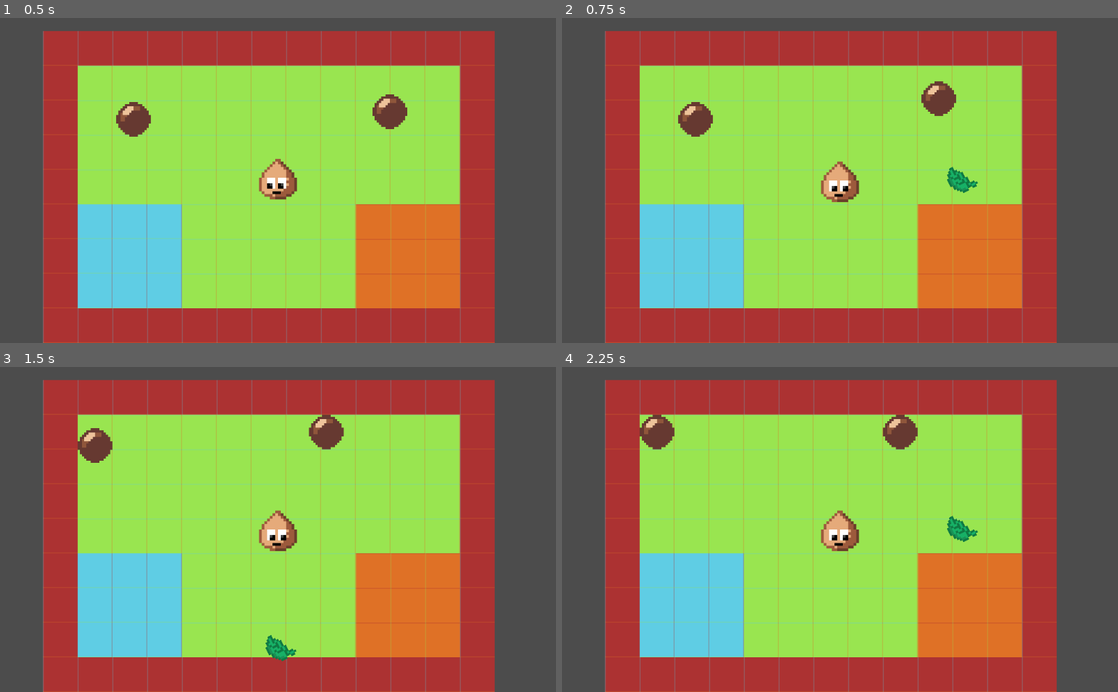
Above: before the commit, frames 1-4 (two rows, left to right).
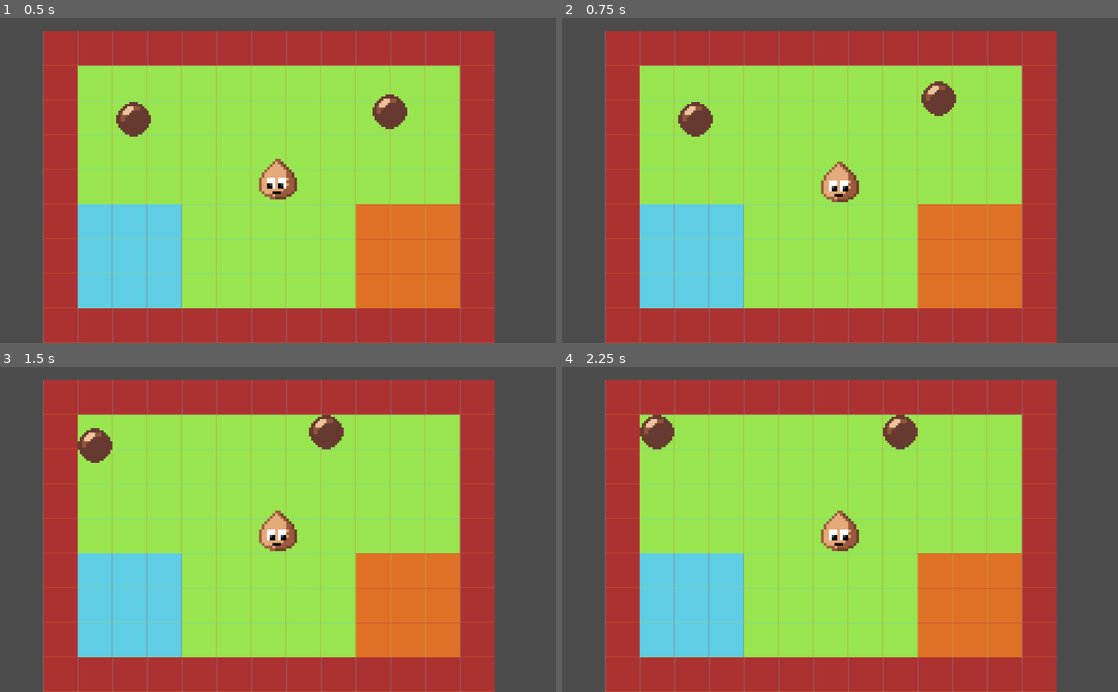
Above: after the commit, the same moments.

Repository: NicoheroesDX/growup
Game: Godot game, scene res://src/Main.tscn
Two runs of this game, one before a commit and one after it. Both use one fixed random seed, a clock stepped at 60 frames per second and the inputs below.
Inputs:
- Up to frame 1 (0.5 s): no input
- Up to frame 2 (0.75 s): hold Right (growup_shoot_right) from 0.53 s (still down)
- Up to frame 3 (1.5 s): release Right (growup_shoot_right) at 1.28 s; hold Down (growup_shoot_down) from 1.28 s (still down)
- Up to frame 4 (2.25 s): release Down (growup_shoot_down) at 2.03 s; hold Right (growup_shoot_right) from 2.03 s (still down)

Frame 1 is identical in both runs. In frame 2, 0.2% of the frame differs, in the area x 69-75%, y 45-54%; in frame 3, 0.2%; in frame 4, 0.2%.

Commit message:
Added learnable moves

Diff:
--- /dev/null
+++ b/Move.gd
@@ -0,0 +1,16 @@
+extends Node
+
+
+# Declare member variables here. Examples:
+# var a = 2
+# var b = "text"
+
+
+# Called when the node enters the scene tree for the first time.
+func _ready():
+	pass # Replace with function body.
+
+
+# Called every frame. 'delta' is the elapsed time since the previous frame.
+#func _process(delta):
+#	pass
--- a/src/actors/Player.gd
+++ b/src/actors/Player.gd
@@ -3,6 +3,8 @@
 const projectilePath = preload('res://src/entities/Projectile.tscn')
 
 var isDashing = false
+
+const MOVE = PlayerVariables.MOVE
 
 var dashCoolDown = 25
 var dashTimer = 0
@@ -13,6 +15,9 @@
 	speed = 50
 
 func control_player():
+
+	if !PlayerVariables.learnedMoves.has(MOVE.DASH_MOVE):
+		isDashing = false
 
 	if !isDashing:
 		velocity = Vector2()
@@ -25,7 +30,7 @@
 		if Input.is_action_pressed("growup_down"):
 			velocity.y += 1
 
-		if dashTimer == 0 && Input.is_action_just_pressed("growup_dash"):
+		if PlayerVariables.learnedMoves.has(MOVE.DASH_MOVE) && dashTimer == 0 && Input.is_action_just_pressed("growup_dash"):
 			velocity = velocity.normalized() * dashSpeed
 			dashTimer += 1
 			isDashing = true
--- a/src/levels/Level.gd
+++ b/src/levels/Level.gd
@@ -1,6 +1,8 @@
 extends Node2D
 
 onready var player: KinematicBody2D = get_node("Player")
+
+const MOVE = PlayerVariables.MOVE
 
 const projectilePath = preload('res://src/entities/Projectile.tscn')
 
@@ -15,6 +17,10 @@
 		player_shoot(Vector2(300,0))
 
 func player_shoot(projectileVelocity):
+
+	if !PlayerVariables.learnedMoves.has(MOVE.LEAF_BLAST):
+		return
+
 	var projectile = projectilePath.instance()
 	var spawnPosition = Vector2(player.position.x, player.position.y)
 	projectile.position = spawnPosition
--- a/src/singletons/PlayerVariables.gd
+++ b/src/singletons/PlayerVariables.gd
@@ -1,4 +1,9 @@
 extends Node
 
 var experience = 0
-var health = 100
+var health = 1
+var size = 0
+
+enum MOVE { DASH_MOVE, LEAF_BLAST }
+
+var learnedMoves = [MOVE.DASH_MOVE]
